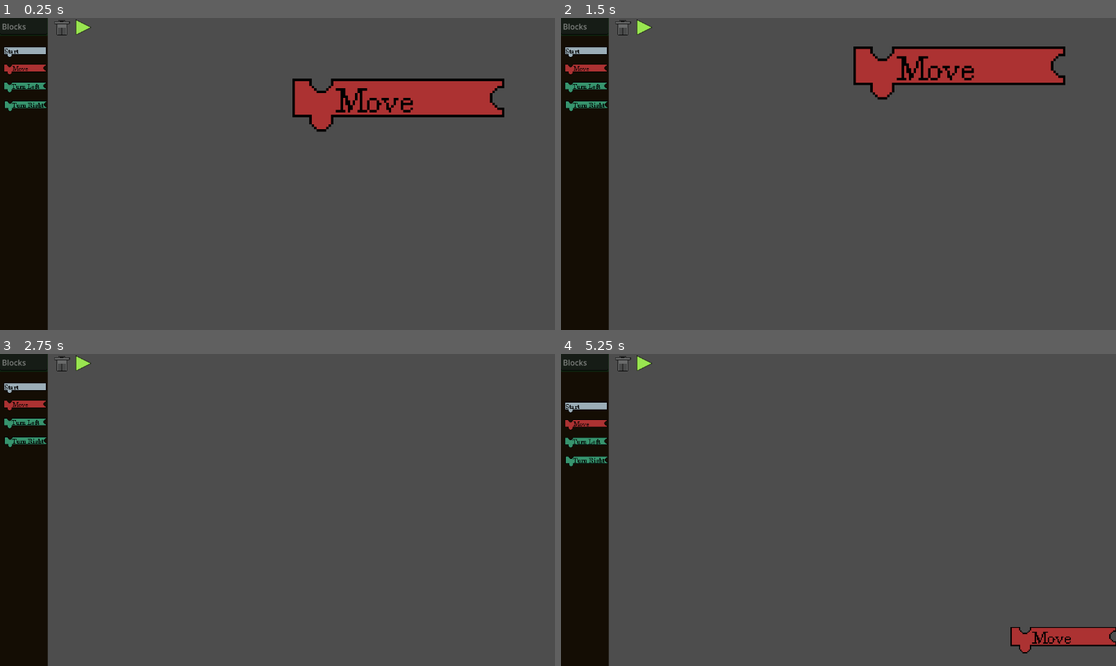
Above: before the commit, frames 1-4 (two rows, left to right).
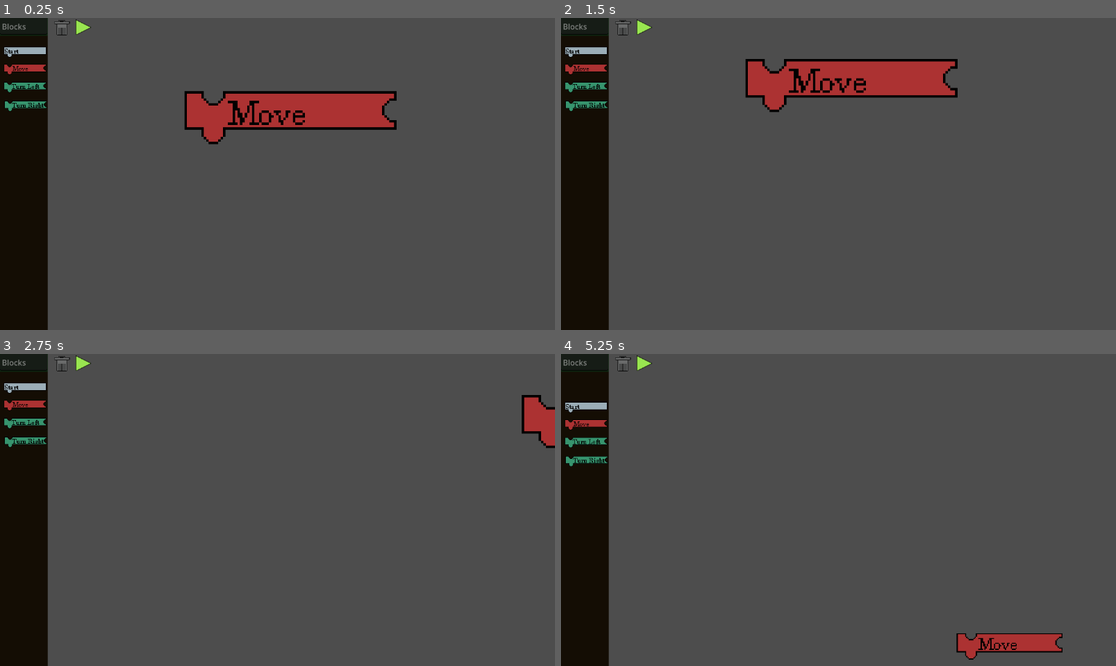
Above: after the commit, the same moments.

Repository: MoonBasedKas/pizzaProtocol
Game: Godot game, scene res://scenes/codeMenu.tscn
Two runs of this game, one before a commit and one after it. Both use one fixed random seed, a clock stepped at 60 frames per second and the inputs below.
Inputs (mouse positions are in pixels of both pictures, inside the frame that each line leads up to):
- Up to frame 1 (0.25 s): no input
- Up to frame 2 (1.5 s): tap Enter at 0.5 s; move the mouse to (960, 158) at 0.52 s; click (960, 158) at 0.6 s; tap Space (pause) at 1.25 s; move the mouse to (727, 189) at 1.27 s; tap Down (scroll_Down) at 1.35 s; click (727, 189) at 1.42 s
- Up to frame 3 (2.75 s): tap Enter at 2 s; move the mouse to (333, 441) at 2.02 s; hold Left (scroll_Left) from 2.03 s (still down); click (333, 441) at 2.17 s
- Up to frame 4 (5.25 s): move the mouse to (810, 572) at 2.77 s; release Left (scroll_Left) at 2.78 s; tap Right (scroll_Right) at 2.85 s; click (810, 572) at 2.92 s; tap Space (pause) at 3.5 s; move the mouse to (1005, 556) at 3.52 s; hold Up (scroll_Up) 3.53-4.28 s; click (1005, 556) at 3.67 s; tap Mouse wheel up (codeScrollUp) at 4.15 s; move the mouse to (672, 463) at 4.27 s; tap Shift (speed_Up_Scroll) at 4.35 s; click (672, 463) at 4.42 s; tap Enter at 5 s; move the mouse to (866, 510) at 5.02 s; tap - (zoom_In) at 5.1 s; click (866, 510) at 5.17 s

The runs differ from the first frame. In frame 1, 6.7% of the frame differs, in the area x 33-91%, y 19-41%; in frame 2, 6.8%, in the area x 33-91%, y 9-31%; in frame 3, 0.8%; in frame 4, 1.7%.

Commit message:
removed debug stmt

Diff:
--- a/pizzaprotocol/BlockContainer.gd
+++ b/pizzaprotocol/BlockContainer.gd
@@ -5,7 +5,6 @@
 func _physics_process(delta):
 
 	if Input.is_action_pressed("codeScrollUp"):
-		print("Oh we moving")
 		self.global_position += Vector2(0,10)
 	elif Input.is_action_pressed("codeScrollDown"):
 		self.global_position += Vector2(0,-10)
--- a/pizzaprotocol/scenes/codeMenu.tscn
+++ b/pizzaprotocol/scenes/codeMenu.tscn
@@ -8,6 +8,6 @@
 script = ExtResource("1_vtdg0")
 
 [node name="MoveCodeBlock" parent="." instance=ExtResource("3_vtdg0")]
-position = Vector2(235, -155)
+position = Vector2(11, -129)
 
 [node name="Camera2D" parent="." instance=ExtResource("3_qm7gu")]
